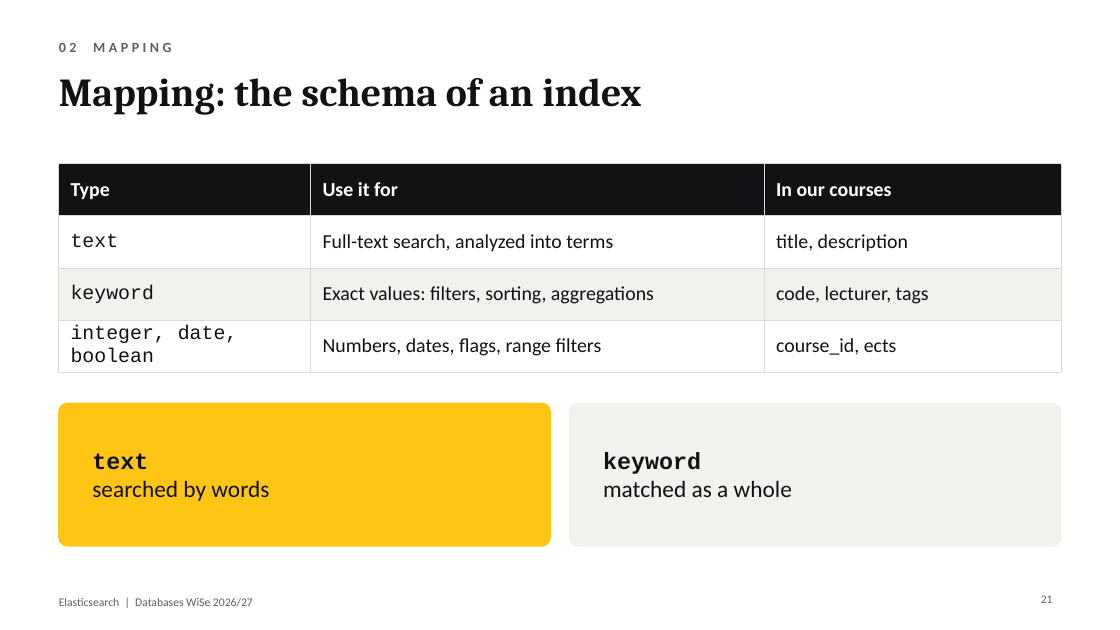
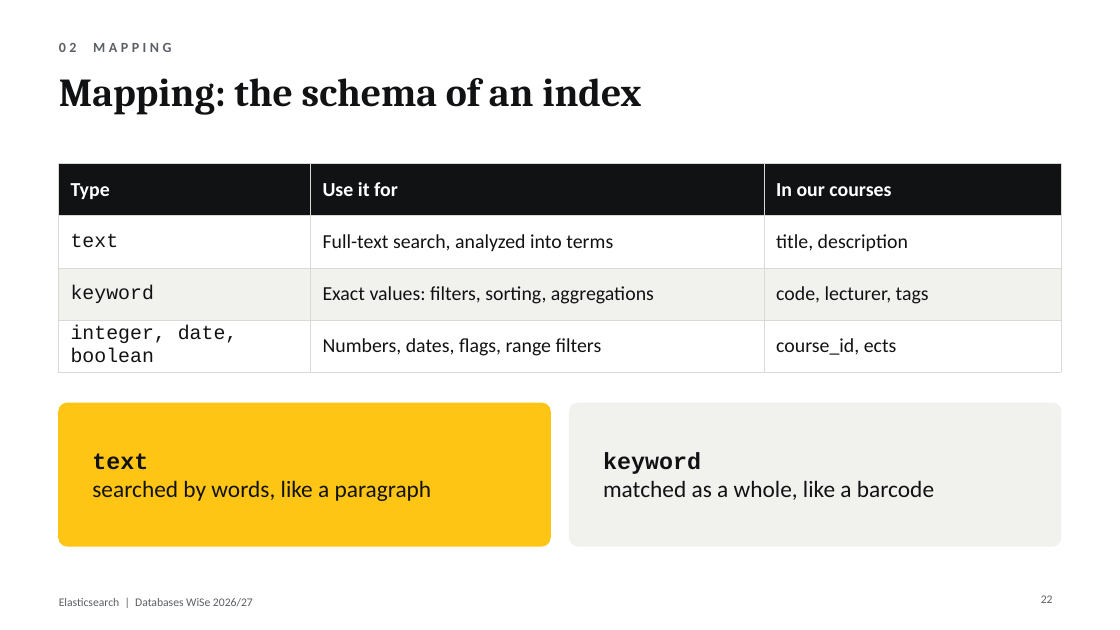
Before and after one commit to rehantariq6000-lab/elasticsearch-seminar, a slide deck: slide 22 of slides/Elasticsearch(RS).pptx (slide 21 before the commit). Drawn at 1120x630 pixels with LibreOffice and Linux fonts; fonts in the diff are those of the drawing. Boxes give left, top, right and bottom in pixels: in the first picture for what was removed or moved away, otherwise in the second. Text is boxed around its words. In the diff, an @@ line names an element or a change of style, - is before the commit and + after.

```diff
--- a/slides/Elasticsearch(RS).pptx
+++ b/slides/Elasticsearch(RS).pptx
@@ text at [92,480,432,501]: text changed @@
-searched by words
+searched by words, like a paragraph
@@ text at [603,480,934,500]: text changed @@
-matched as a whole
+matched as a whole, like a barcode
@@ page number at [1041,595,1053,603]: text changed @@
-21
+22
```
Also in this commit, not shown: 5 other slides changed, 5 slides added, 1 slide removed, 1 other file.
